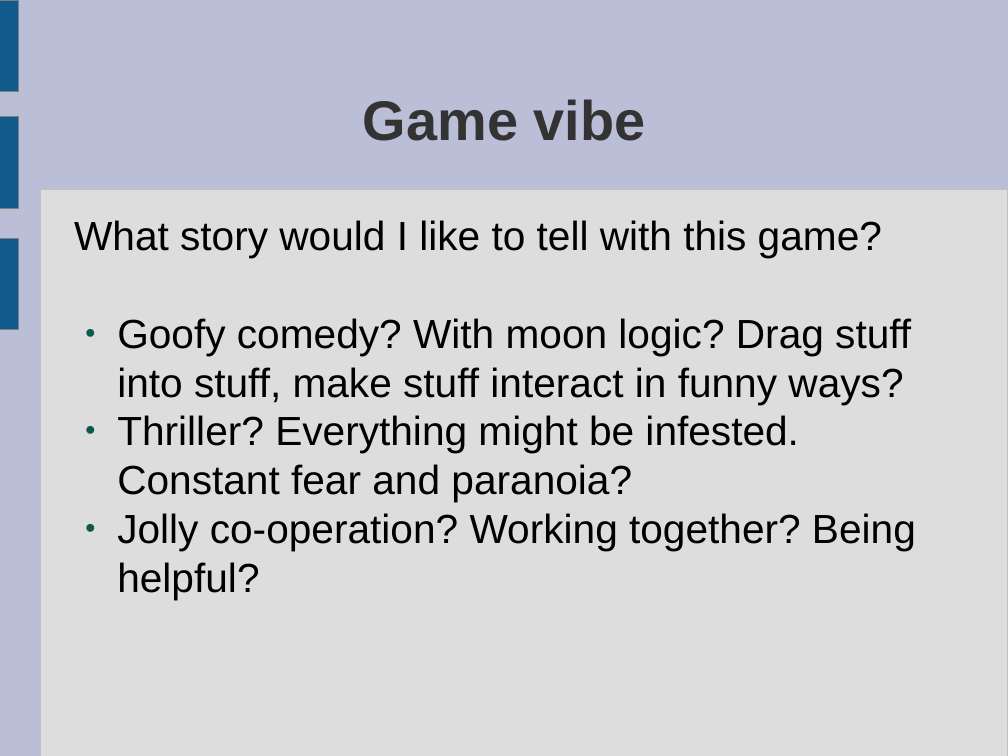
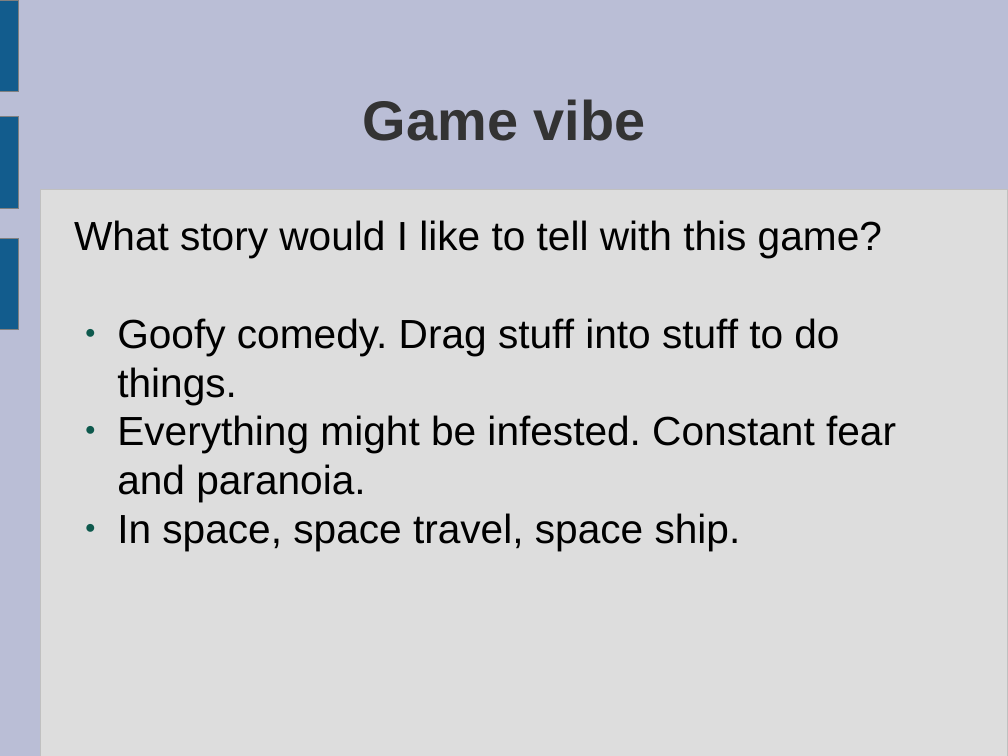
Before and after one commit to ktosox/GWJ67, a slide deck: slide 6 of da_plan.odp (slide 4 before the commit). Drawn at 1008x756 pixels with LibreOffice and Linux fonts; fonts in the diff are those of the drawing. Boxes give left, top, right and bottom in pixels: in the first picture for what was removed or moved away, otherwise in the second. Text is boxed around its words. In the diff, an @@ line names an element or a change of style, - is before the commit and + after.

```diff
--- a/da_plan.odp
+++ b/da_plan.odp
@@ text at (117,318,896,551): text changed @@
-● Goofy comedy? With moon logic? Drag stuff into stuff, make stuff interact in funny ways?
-● Thriller? Everything might be infested. Constant fear and paranoia?
-● Jolly co-operation? Working together? Being helpful?
+● Goofy comedy. Drag stuff into stuff to do things.
+● Everything might be infested. Constant fear and paranoia.
+● In space, space travel, space ship.
```
Also in this commit, not shown: 2 other slides changed, 3 slides added.
